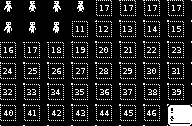
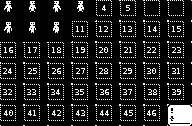
Layer changes from the first 192x126 image to the second:
added layer "5" above "Bakgrund" over [126, 5, 130, 11]
painted on "Bakgrund" over [100, 5, 181, 11]
